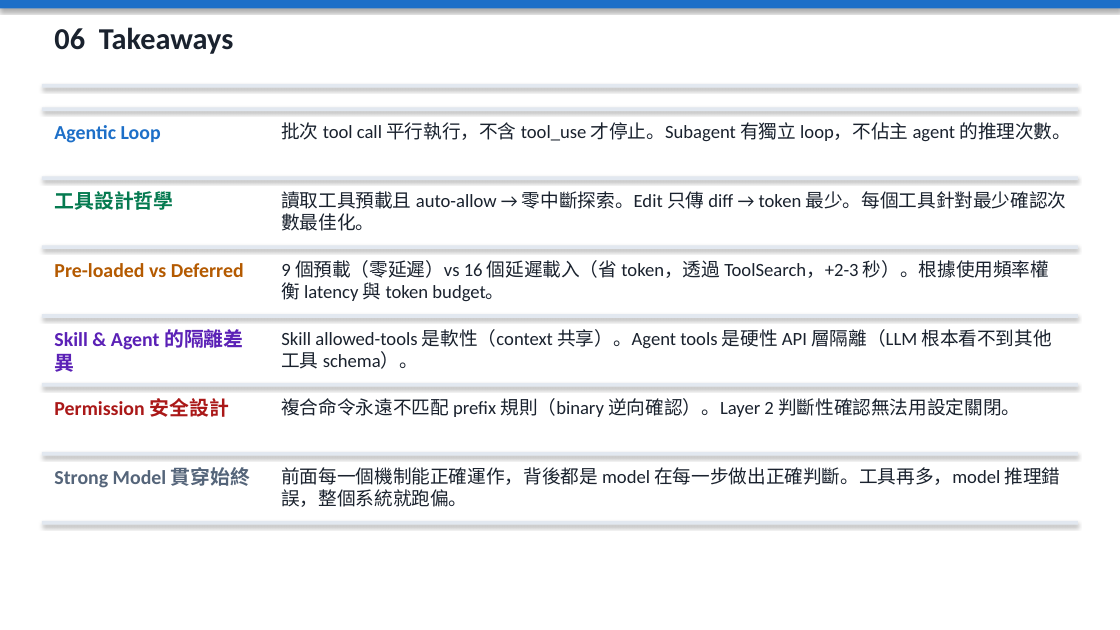
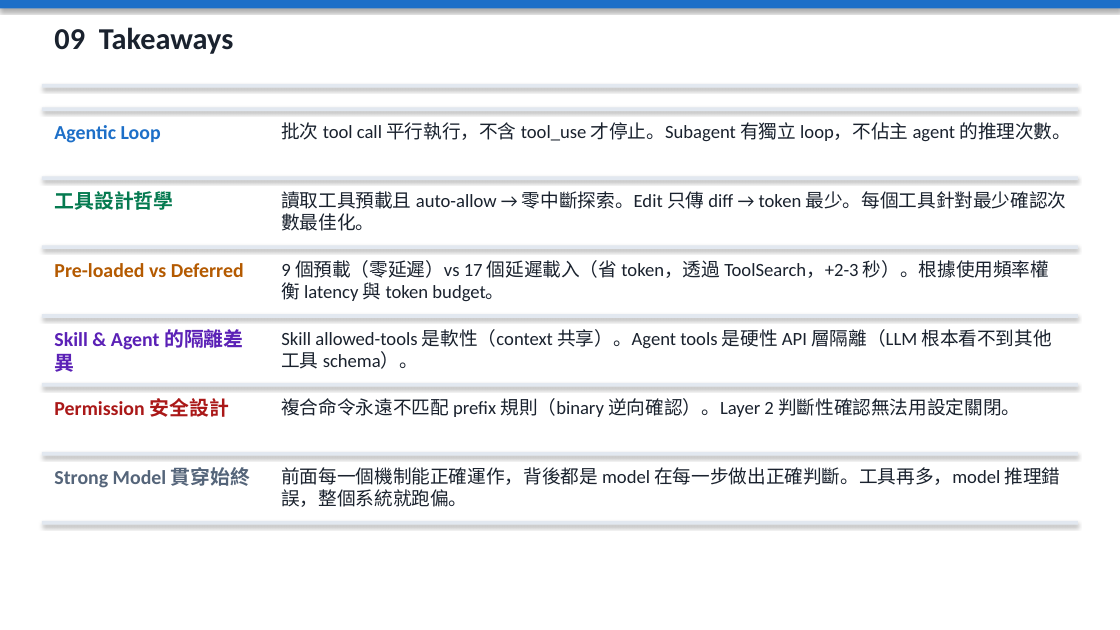
Before and after one commit to SunnyWenwen/reseach_claude_code, a slide deck: slide 23 of claude_code_full.pptx. Drawn at 1120x630 pixels with LibreOffice and Linux fonts; fonts in the diff are those of the drawing. Boxes give left, top, right and bottom in pixels: in the first picture for what was removed or moved away, otherwise in the second. Text is boxed around its words. In the diff, an @@ line names an element or a change of style, - is before the commit and + after.

```diff
--- a/claude_code_full.pptx
+++ b/claude_code_full.pptx
@@ text at [54, 27, 234, 54]: text changed @@
-06 Takeaways
+09 Takeaways
@@ text at [281, 260, 1049, 301]: text changed @@
-9 個預載（零延遲）vs 16 個延遲載入（省 token，透過 ToolSearch，+2-3 秒）。根據使用頻率權衡 latency 與 token budget。
+9 個預載（零延遲）vs 17 個延遲載入（省 token，透過 ToolSearch，+2-3 秒）。根據使用頻率權衡 latency 與 token budget。
```
Also in this commit, not shown: 14 other slides changed, 1 slide added, 6 other files.
